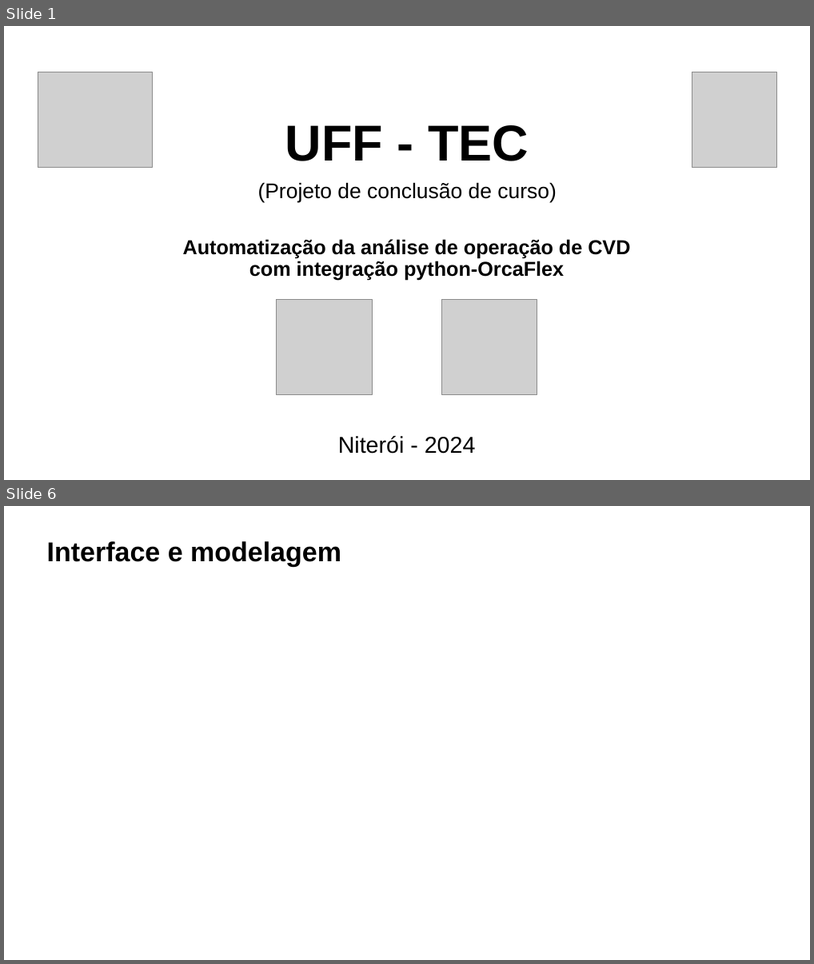
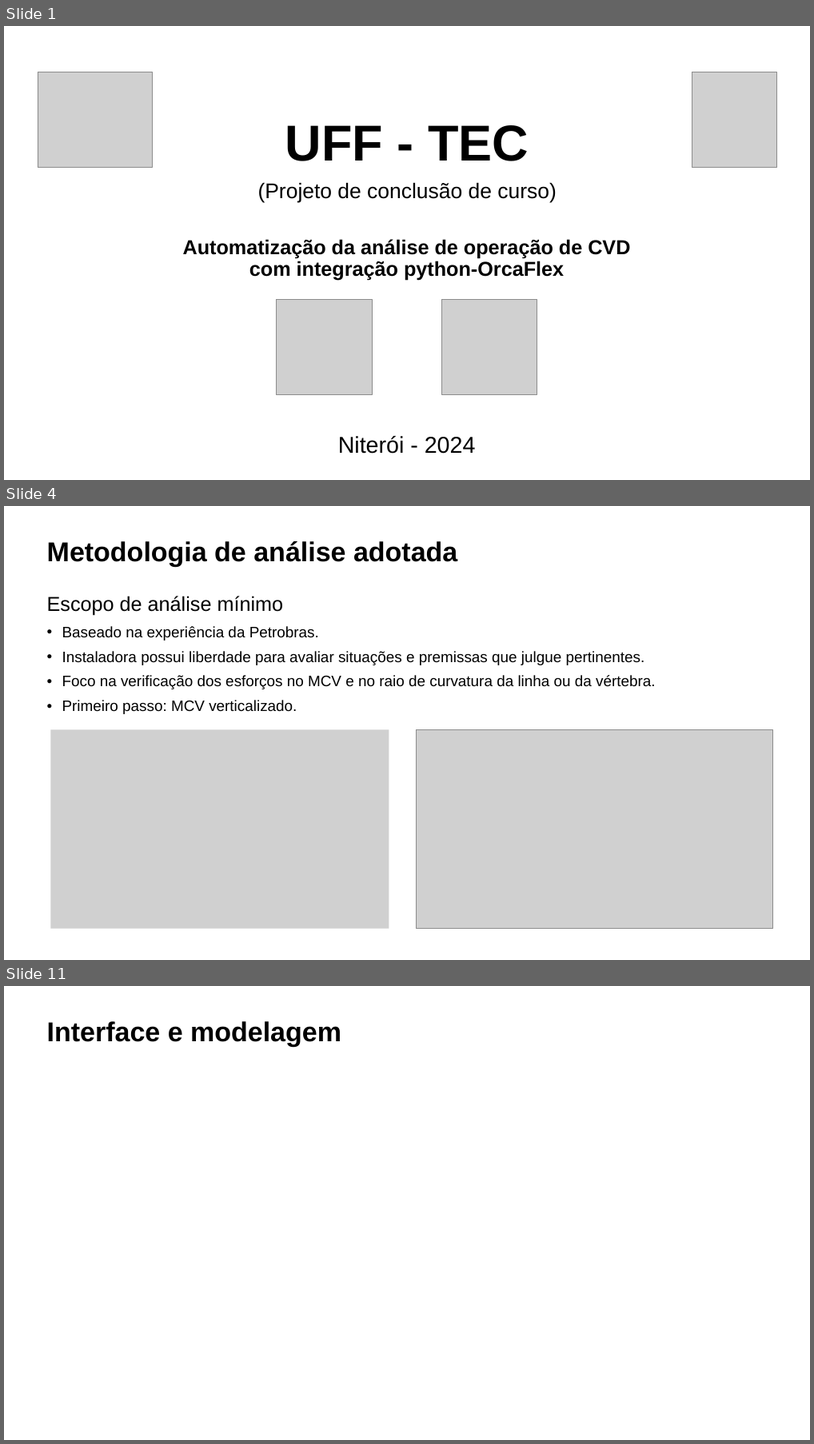
Before and after one commit to LandieTW/tcc, a slide deck: project/4-presentation/TCC - Daniel Teixeira Wanderley-WSMJ09P90N.pptx. Shown one above the other, each under a label of ours: slides 1 and 6 before the commit, slides 1, 4 and 11 after it; the slides between them are not shown. The pictures are 814x964 and 814x1444 pixels, drawn with LibreOffice and Linux fonts; fonts in the diff are those of the drawing; grey boxes stand for pictures. Boxes give left, top, right and bottom in pixels: in the first picture for what was removed or moved away, otherwise in the second. Text is boxed around its words. In the diff, an @@ line names an element or a change of style, - is before the commit and + after.

```diff
--- a/project/4-presentation/TCC - Daniel Teixeira Wanderley-WSMJ09P90N.pptx
+++ b/project/4-presentation/TCC - Daniel Teixeira Wanderley-WSMJ09P90N.pptx
@@ slide 4 added at (x1=4, y1=506, x2=810, y2=960), background #FFFFFF @@
@@ rectangle added at (x1=5, y1=507, x2=95, y2=524), fill #FFFFFF, outline #FFFFFF 1 pt @@
@@ text added at (x1=47, y1=541, x2=458, y2=566), 32.4 pt, text #000000, bold @@
+Metodologia de análise adotada
@@ text added at (x1=47, y1=596, x2=656, y2=714), 18 pt, text #000000 @@
+Escopo de análise mínimo
+• Baseado na experiência da Petrobras.
+• Instaladora possui liberdade para avaliar situações e premissas que julgue pertinentes.
+• Foco na verificação dos esforços no MCV e no raio de curvatura da linha ou da vértebra.
+• Primeiro passo: MCV verticalizado.
@@ picture added at (x1=50, y1=730, x2=389, y2=928) @@
@@ picture added at (x1=417, y1=730, x2=774, y2=928) @@
@@ what was slide 6 is now slide 11 @@
```
Also in this commit, not shown: 3 slides changed, 6 other slides added, 1 slide removed, 4 other files.
